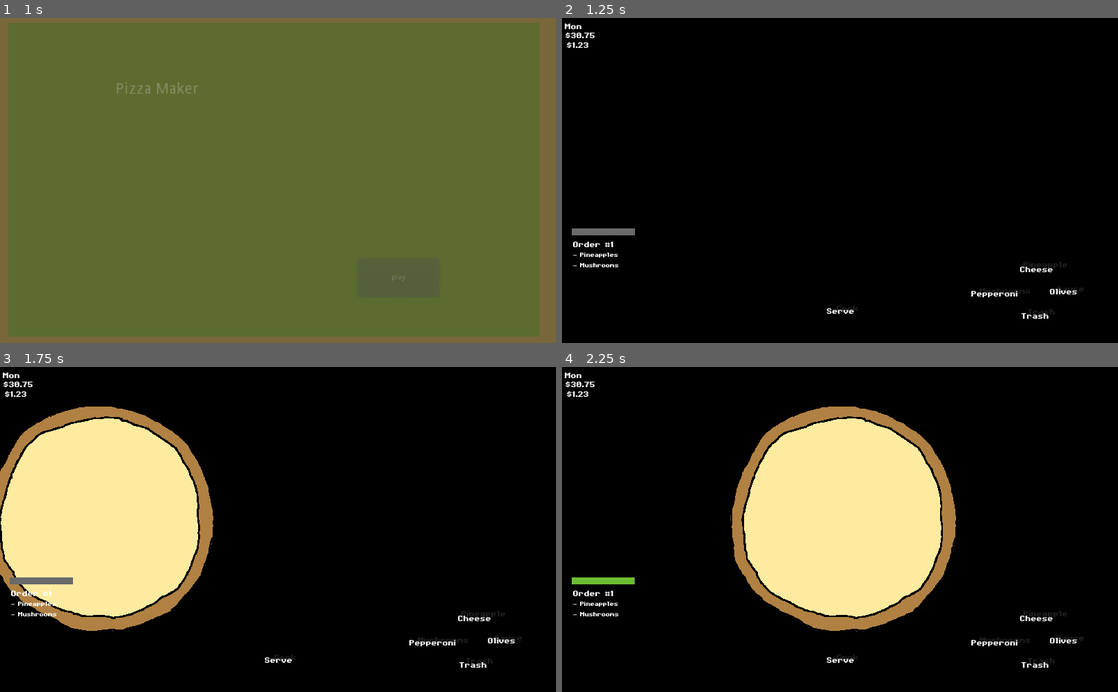
Above: before the commit, frames 1-4 (two rows, left to right).
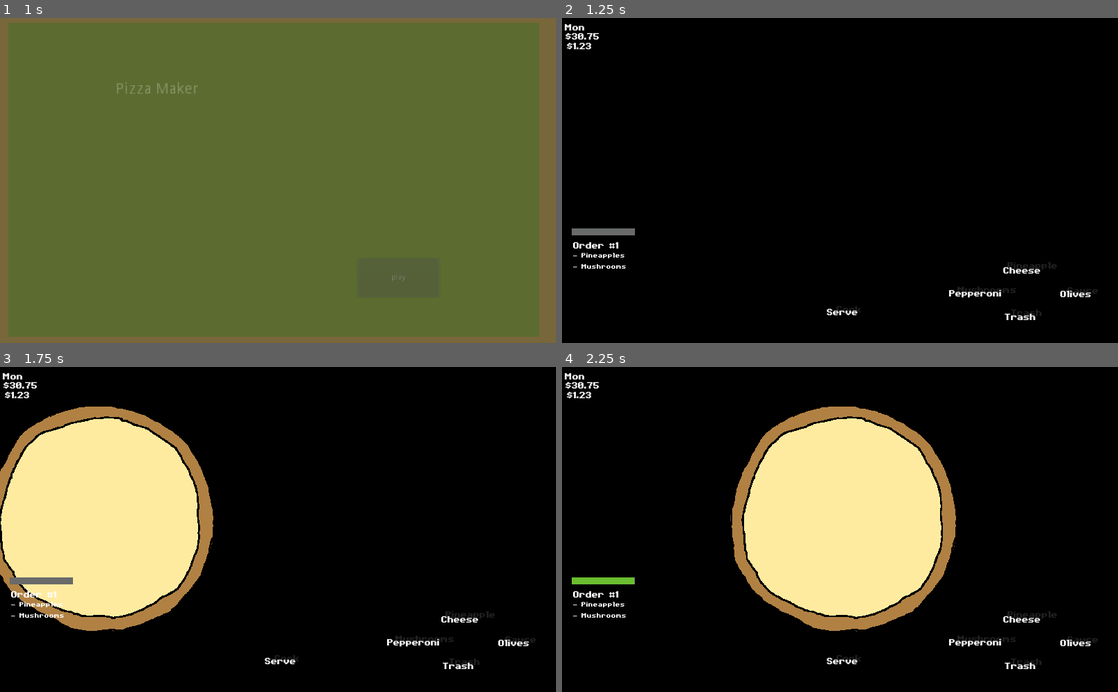
Above: after the commit, the same moments.

Repository: Boyquotes/pizza-maker
Game: Godot game, scene res://game/scene/main_menu.tscn
Same seed, same stepped clock (60 frames per second), same inputs: the game is played once before the commit and once after it.
Inputs:
- Up to frame 1 (1 s): click "play" at 0.5 s
- Up to frame 2 (1.25 s): no input
- Up to frame 3 (1.75 s): tap Enter (ui_accept) at 1.25, 1.52 s; hold Right (right_topping) from 1.28 s (still down)
- Up to frame 4 (2.25 s): release Right (right_topping) at 2.03 s; hold Down (down_topping) from 2.03 s (still down)

Frame 1 is identical in both runs. In frame 2, 1.2% of the frame differs, in the area x 0-97%, y 1-93%; in frame 3, 1.2%; in frame 4, 1.2%.

Commit message:
Increase hud font size and increase order time

Diff:
--- a/game/game.gd
+++ b/game/game.gd
@@ -10,7 +10,7 @@
 var cash: float
 var is_shift_held: bool
 var break_time: float = 2.0
-var time_per_round: float = 10.0
+var time_per_round: float = 15.0
 
 var order_pizza_code: Array
 
@@ -28,7 +28,7 @@
 
 var order_num: int
 var order_items: int = 3
-var order_time: float = 5.0
+var order_time: float = 10.0
 
 
 onready var hud: HUD = $HUD
--- a/game/hud/HUD.gd
+++ b/game/hud/HUD.gd
@@ -28,11 +28,11 @@
 func _load_font(path: String) -> void:
 	font = DynamicFont.new()
 	font.font_data = load(path)
-	font.size = 24
+	font.size = 28
 
 	font_smaller = DynamicFont.new()
 	font_smaller.font_data = load(path)
-	font_smaller.size = 18
+	font_smaller.size = 20
 
 func set_max_time_left(time: float) -> void:
 	$TextureProgress.max_value = time * 20
--- a/game/hud/HUD.tscn
+++ b/game/hud/HUD.tscn
@@ -46,69 +46,69 @@
 text = "$1.23"
 
 [node name="ToppingUp" type="Label" parent="."]
-margin_left = 843.0
+margin_left = 813.0
 margin_top = 452.0
-margin_right = 883.0
+margin_right = 853.0
 margin_bottom = 466.0
 text = "Peps"
 align = 1
 
 [node name="TopBack" type="Label" parent="."]
-margin_left = 850.0
+margin_left = 820.0
 margin_top = 444.0
-margin_right = 890.0
+margin_right = 860.0
 margin_bottom = 458.0
 custom_colors/font_color = Color( 0.698039, 0.698039, 0.698039, 0.184314 )
 text = "Cook"
 align = 1
 
 [node name="ToppingLeft" type="Label" parent="."]
-margin_left = 754.0
-margin_top = 498.0
-margin_right = 794.0
-margin_bottom = 512.0
+margin_left = 713.0
+margin_top = 495.0
+margin_right = 753.0
+margin_bottom = 509.0
 text = "Peps"
 align = 1
 
 [node name="LeftBack" type="Label" parent="."]
-margin_left = 769.0
-margin_top = 492.0
-margin_right = 809.0
-margin_bottom = 506.0
+margin_left = 728.0
+margin_top = 489.0
+margin_right = 768.0
+margin_bottom = 503.0
 custom_colors/font_color = Color( 0.698039, 0.698039, 0.698039, 0.184314 )
 text = "Cook"
 align = 1
 
 [node name="ToppingDown" type="Label" parent="."]
-margin_left = 846.0
+margin_left = 816.0
 margin_top = 538.0
-margin_right = 886.0
+margin_right = 856.0
 margin_bottom = 552.0
 text = "Peps"
 align = 1
 
 [node name="DownBack" type="Label" parent="."]
-margin_left = 857.0
+margin_left = 827.0
 margin_top = 531.0
-margin_right = 897.0
+margin_right = 867.0
 margin_bottom = 545.0
 custom_colors/font_color = Color( 0.698039, 0.698039, 0.698039, 0.184314 )
 text = "Cook"
 align = 1
 
 [node name="ToppingRight" type="Label" parent="."]
-margin_left = 898.0
-margin_top = 494.0
-margin_right = 938.0
-margin_bottom = 508.0
+margin_left = 918.0
+margin_top = 496.0
+margin_right = 958.0
+margin_bottom = 510.0
 text = "Peps"
 align = 1
 
 [node name="RightBack" type="Label" parent="."]
-margin_left = 911.0
-margin_top = 488.0
-margin_right = 951.0
-margin_bottom = 502.0
+margin_left = 931.0
+margin_top = 490.0
+margin_right = 971.0
+margin_bottom = 504.0
 custom_colors/font_color = Color( 0.698039, 0.698039, 0.698039, 0.184314 )
 text = "Cook"
 align = 1
--- a/game/pizza/pizza.gd
+++ b/game/pizza/pizza.gd
@@ -51,6 +51,8 @@
 	self._hide_toppings()
 	self.is_cooked = false
 	self.position = Vector2(-280,280)
+
+
 
 
 func _update_code(array_item: int) -> void:
